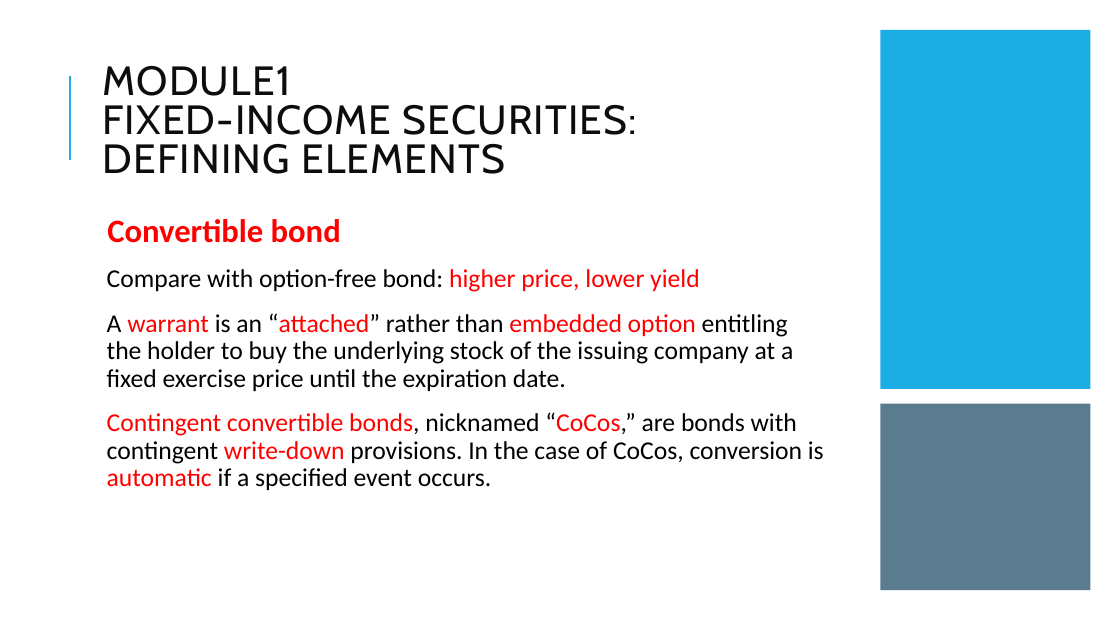
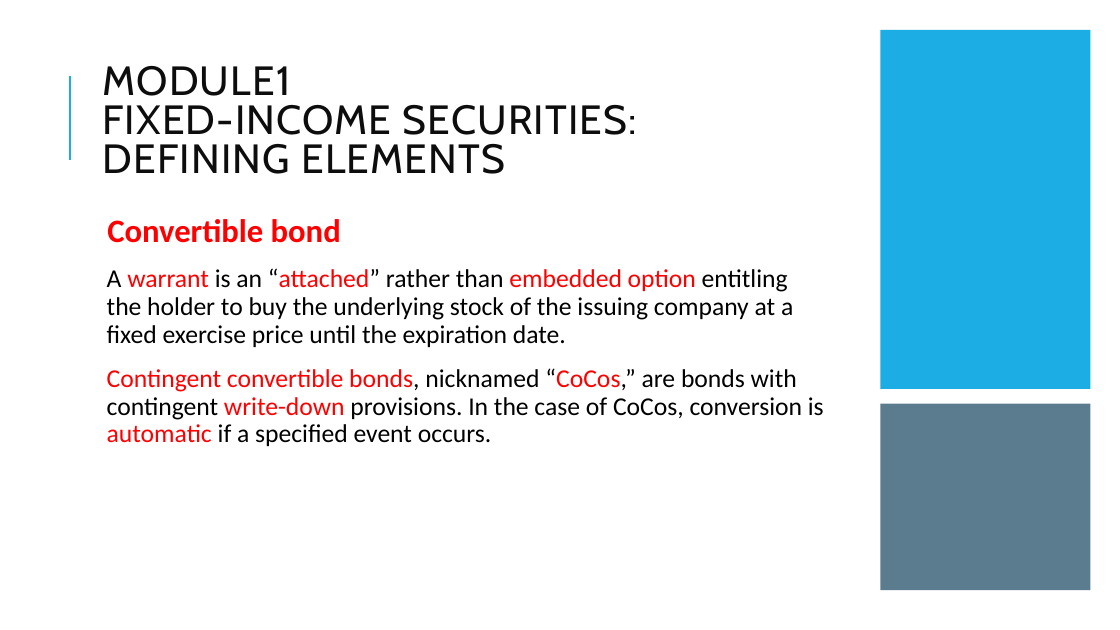
Before and after one commit to Isco0530/data, a slide deck: slide 50 of Fixed Income.pptx. Drawn at 1120x630 pixels with LibreOffice and Linux fonts; fonts in the diff are those of the drawing. Boxes give left, top, right and bottom in pixels: in the first picture for what was removed or moved away, otherwise in the second. Text is boxed around its words. In the diff, an @@ line names an element or a change of style, - is before the commit and + after.

```diff
--- a/Fixed Income.pptx
+++ b/Fixed Income.pptx
@@ text at bbox=[107, 269, 700, 292]: paragraph removed @@
-  Compare with option-free bond: higher price, lower yield
```
Also in this commit, not shown: 3 other slides changed, 8 slides added, 1 other file.
